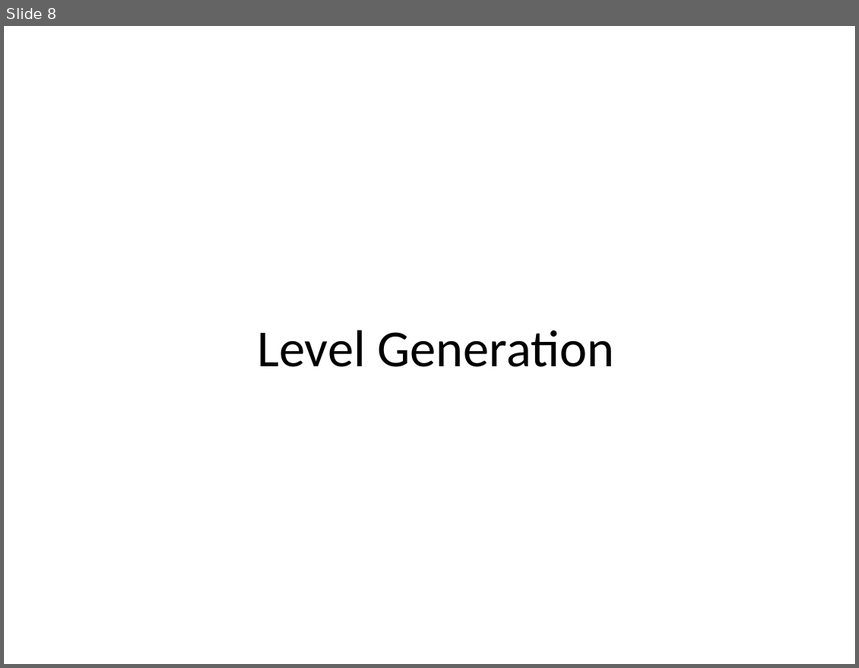
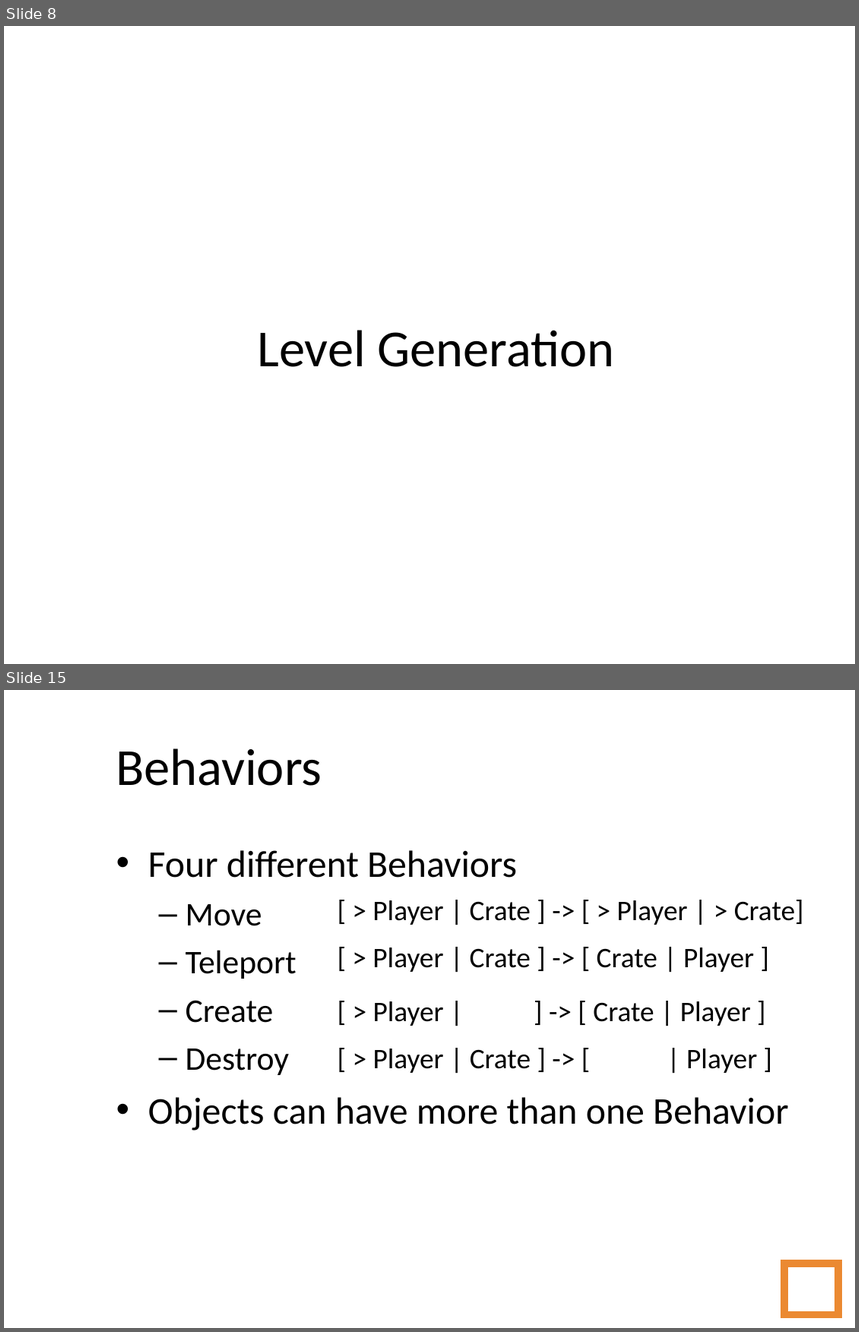
Before and after one commit to amidos2006/Automatic-Game-Script-Generation, a slide deck: Presentation/Automatic Game Script Generation.ppt. Shown one above the other, each under a label of ours: slide 8 before the commit, slides 8 and 15 after it; the slides between them are not shown. The pictures are 859x668 and 859x1332 pixels, drawn with LibreOffice and Linux fonts; fonts in the diff are those of the drawing; background and template pictures are left out. Boxes give left, top, right and bottom in pixels: in the first picture for what was removed or moved away, otherwise in the second. Text is boxed around its words. In the diff, an @@ line names an element or a change of style, - is before the commit and + after.

```diff
--- a/Presentation/Automatic Game Script Generation.ppt
+++ b/Presentation/Automatic Game Script Generation.ppt
@@ slide 15 added at (x1=4, y1=690, x2=855, y2=1328), background picture (left out) @@
@@ title added at (x1=116, y1=749, x2=322, y2=786), 44 pt, text #000000 @@
+Behaviors
@@ text added at (x1=148, y1=850, x2=788, y2=1131), 32 pt, text #000000 @@
+• Four different Behaviors
+  – Move
+  – Teleport
+  – Create
+  – Destroy
+• Objects can have more than one Behavior
@@ text added at (x1=373, y1=900, x2=804, y2=925), 24 pt, text #000000 @@
+[ > Player | Crate ] -> [ > Player | > Crate]
@@ text added at (x1=373, y1=948, x2=754, y2=972), 24 pt, text #000000 @@
+[ > Player | Crate ] -> [ Crate | Player ]
@@ text added at (x1=373, y1=1002, x2=751, y2=1026), 24 pt, text #000000 @@
+[ > Player | ] -> [ Crate | Player ]
@@ text added at (x1=373, y1=1049, x2=757, y2=1073), 24 pt, text #000000 @@
+[ > Player | Crate ] -> [ | Player ]
@@ page number added at (x1=785, y1=1264, x2=838, y2=1315), outline #EB8931 6.01 pt, 14 pt, text #FFFFFF @@
+15
```
Also in this commit, not shown: 23 slides changed, 36 other slides added, 3 slides removed, 27 other files.
